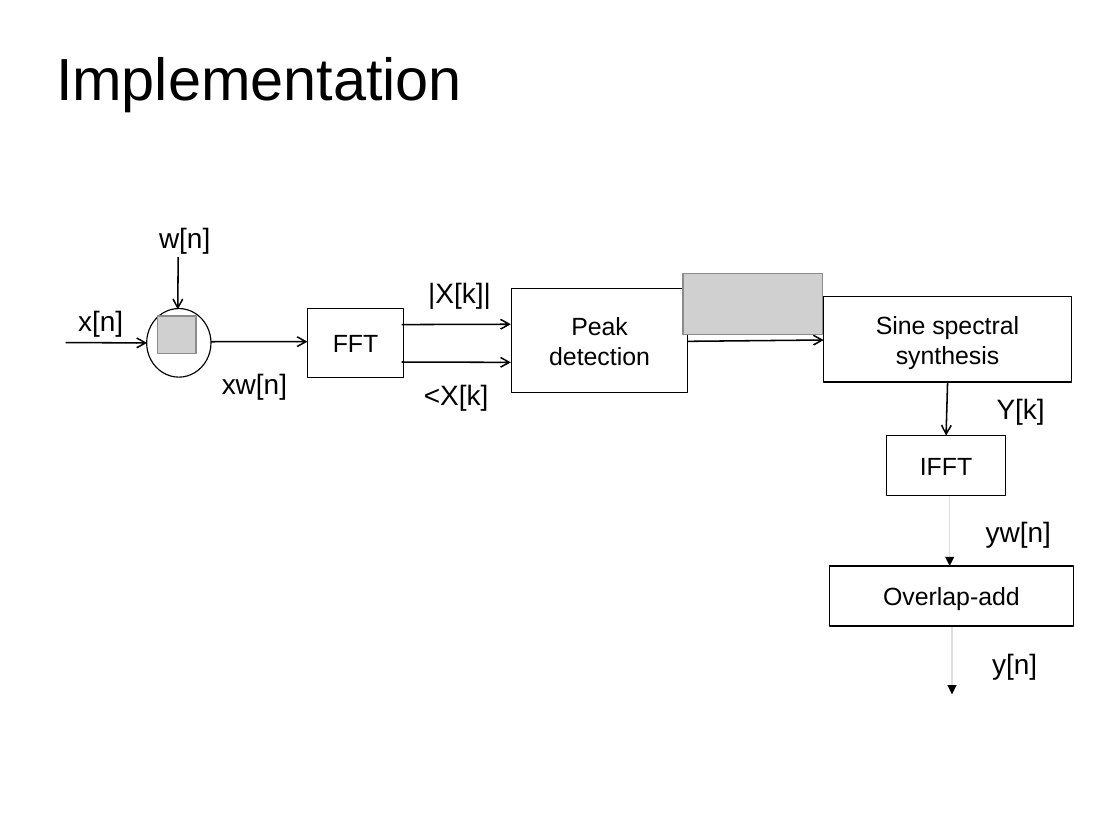
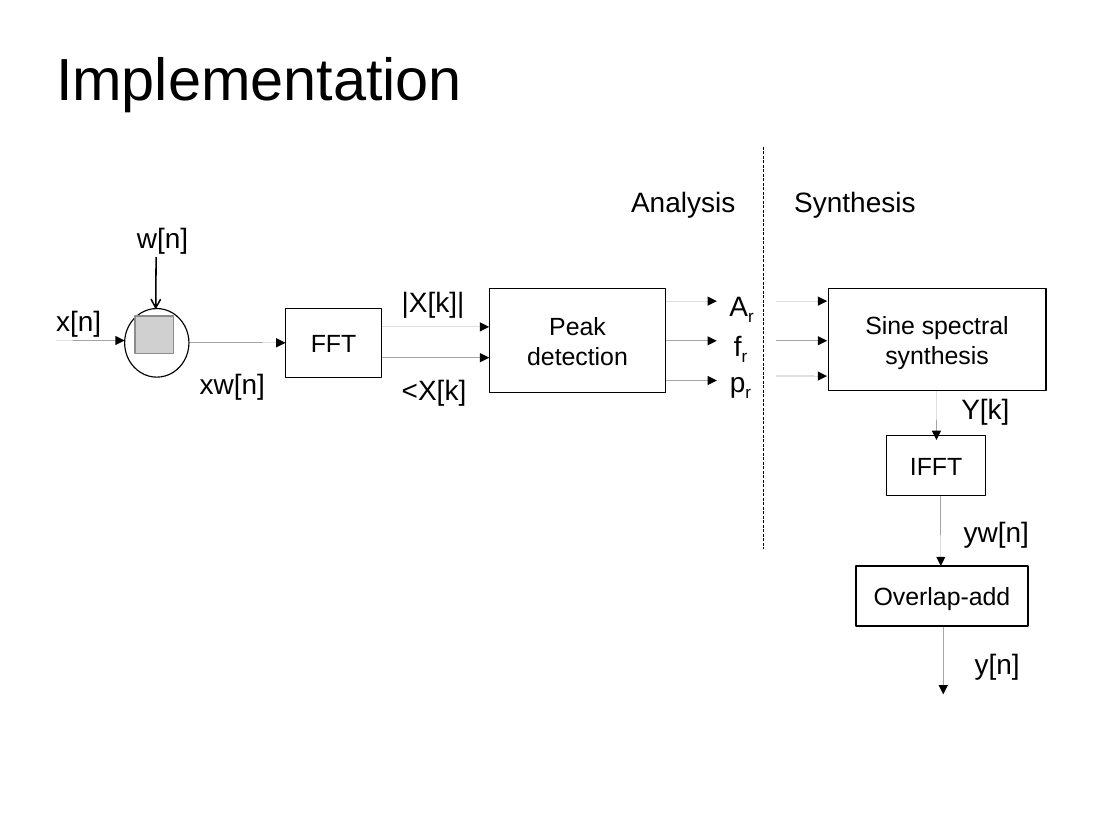
Before and after one commit to MTG/sms-tools, a slide deck: slide 35 of teaching-material/lectures/lect5-Sinusoidal-model/5-Sinusoidal-Model.odp (slide 34 before the commit). Drawn at 1120x840 pixels with LibreOffice and Linux fonts; fonts in the diff are those of the drawing; grey boxes stand for pictures. Boxes give left, top, right and bottom in pixels: in the first picture for what was removed or moved away, otherwise in the second. Text is boxed around its words. In the diff, an @@ line names an element or a change of style, - is before the commit and + after.

```diff
--- a/teaching-material/lectures/lect5-Sinusoidal-model/5-Sinusoidal-Model.odp
+++ b/teaching-material/lectures/lect5-Sinusoidal-model/5-Sinusoidal-Model.odp
@@ line added from (763, 147) to (763, 549), #000000 0 pt @@
@@ text added at bbox=[631, 191, 735, 217], 18 pt, text #000000 @@
+Analysis
@@ text added at bbox=[794, 191, 915, 217], 18 pt, text #000000 @@
+Synthesis
@@ text "w[n]": place and size @@
-text "w[n]" at bbox=[159, 227, 210, 253]
+text "w[n]" at bbox=[137, 227, 188, 253]
@@ text "|X[k]|": place and size @@
-text "|X[k]|" at bbox=[428, 282, 491, 308]
+text "|X[k]|" at bbox=[402, 291, 465, 317]
@@ picture removed at bbox=[683, 273, 823, 334] @@
@@ text added at bbox=[718, 282, 764, 328], 18 pt, text #000000 @@
+Ar
@@ rectangle "Sine spectral": place and size @@
-rectangle "Sine spectral" at bbox=[823, 297, 1071, 383]
+rectangle "Sine spectral" at bbox=[828, 289, 1046, 391]
@@ ellipse: place and size @@
-ellipse at bbox=[147, 309, 211, 377]
+ellipse at bbox=[124, 309, 188, 377]
@@ 4 texts, 3 arrows, 2 rectangles, 1 picture: place and size @@
-4 texts, 3 arrows, 2 rectangles, 1 picture at bbox=[78, 258, 1051, 679]
+4 texts, 3 arrows, 2 rectangles, 1 picture at bbox=[56, 258, 1029, 679]
@@ arrow (382, 327) - (489, 327): stroke #000000 0.99 pt to #000000 0 pt; arrowheads changed @@
@@ arrow added from (666, 301) to (717, 301), #000000 0 pt @@
@@ text added at bbox=[722, 321, 758, 367], 18 pt, text #000000 @@
+fr
@@ arrow added from (776, 301) to (828, 301), #000000 0 pt @@
@@ arrow moved from (66, 343) - (147, 343) to (56, 340) - (124, 340) @@
@@ arrow (56, 340) - (124, 340): stroke #000000 0.99 pt to #000000 0 pt; arrowheads changed @@
@@ arrow (189, 343) - (286, 343): stroke #000000 0.99 pt to #000000 0 pt; arrowheads changed @@
@@ arrow moved from (402, 362) - (511, 363) to (382, 357) - (489, 357) @@
@@ arrow (382, 357) - (489, 357): stroke #000000 0.99 pt to #000000 0 pt; arrowheads changed @@
@@ arrow added from (666, 340) to (717, 340), #000000 0 pt @@
@@ arrow removed from (688, 342) to (823, 340) @@
@@ text added at bbox=[719, 357, 763, 403], 18 pt, text #000000 @@
+pr
@@ arrow added from (776, 340) to (828, 340), #000000 0 pt @@
@@ text "<X[k]": place and size @@
-text "<X[k]" at bbox=[424, 384, 489, 410]
+text "<X[k]" at bbox=[402, 379, 467, 405]
@@ arrow added from (666, 381) to (717, 381), #000000 0 pt @@
@@ arrow added from (776, 376) to (827, 376), #000000 0 pt @@
@@ text "Y[k]": place and size @@
-text "Y[k]" at bbox=[997, 398, 1045, 424]
+text "Y[k]" at bbox=[961, 398, 1009, 424]
@@ arrow moved from (948, 382) - (946, 436) to (936, 391) - (936, 440) @@
@@ arrow (936, 391) - (936, 440): stroke #000000 0.99 pt to #000000 0 pt; arrowheads changed @@
@@ rectangle "IFFT": place and size @@
-rectangle "IFFT" at bbox=[887, 436, 1006, 496]
+rectangle "IFFT" at bbox=[887, 436, 986, 496]
@@ arrow moved from (950, 496) - (950, 566) to (941, 496) - (941, 566) @@
@@ rectangle "Overlap-add": place and size @@
-rectangle "Overlap-add" at bbox=[830, 566, 1074, 626]
+rectangle "Overlap-add" at bbox=[856, 566, 1028, 626]
@@ arrow moved from (952, 626) - (952, 694) to (943, 626) - (943, 694) @@
```
Also in this commit, not shown: 10 other slides changed, 2 slides added, 1 slide removed, 26 other files.
